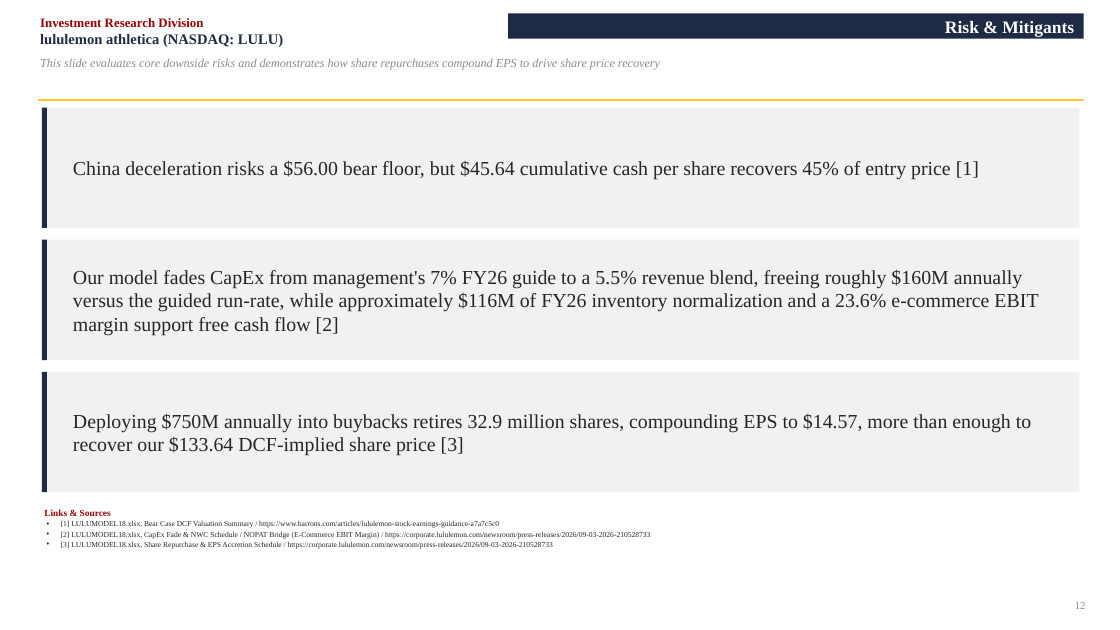
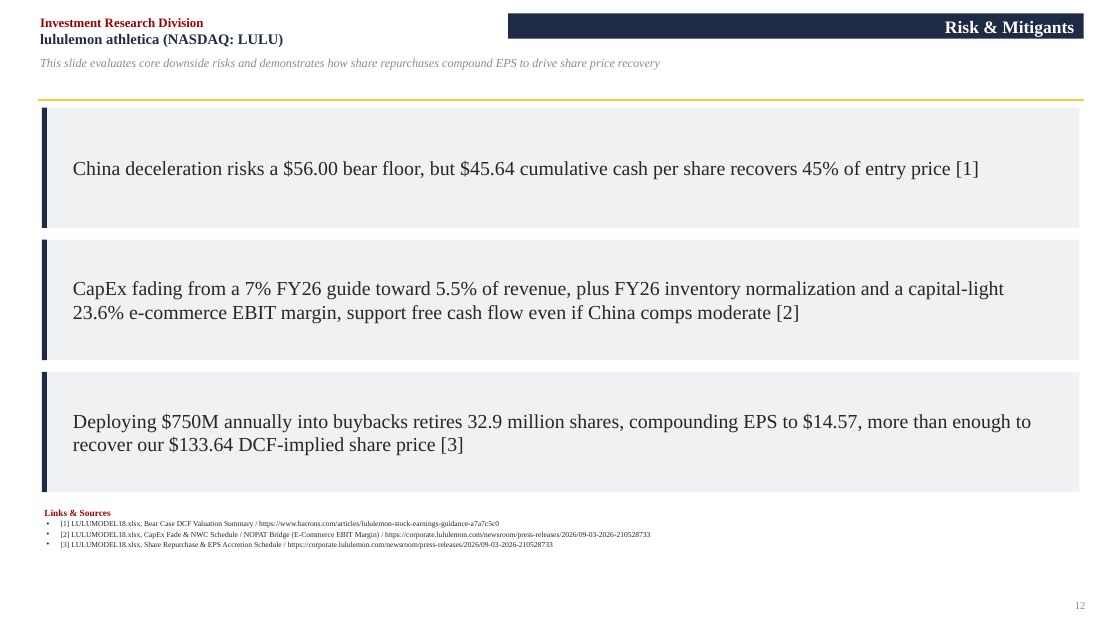
Before and after one commit to vengeanceaiUSC/RM, a slide deck: slide 12 of LULU/LULU_Investment_Pitch_Deck.pptx. Drawn at 1120x630 pixels with LibreOffice and Linux fonts; fonts in the diff are those of the drawing. Boxes give left, top, right and bottom in pixels: in the first picture for what was removed or moved away, otherwise in the second. Text is boxed around its words. In the diff, an @@ line names an element or a change of style, - is before the commit and + after.

```diff
--- a/LULU/LULU_Investment_Pitch_Deck.pptx
+++ b/LULU/LULU_Investment_Pitch_Deck.pptx
@@ text at [73,281,1004,324]: text changed @@
-Our model fades CapEx from management's 7% FY26 guide to a 5.5% revenue blend, freeing roughly $160M annually versus the guided run-rate, while approximately $116M of FY26 inventory normalization and a 23.6% e-commerce EBIT margin support free cash flow [2]
+CapEx fading from a 7% FY26 guide toward 5.5% of revenue, plus FY26 inventory normalization and a capital-light 23.6% e-commerce EBIT margin, support free cash flow even if China comps moderate [2]
```
Also in this commit, not shown: 3 other files.
